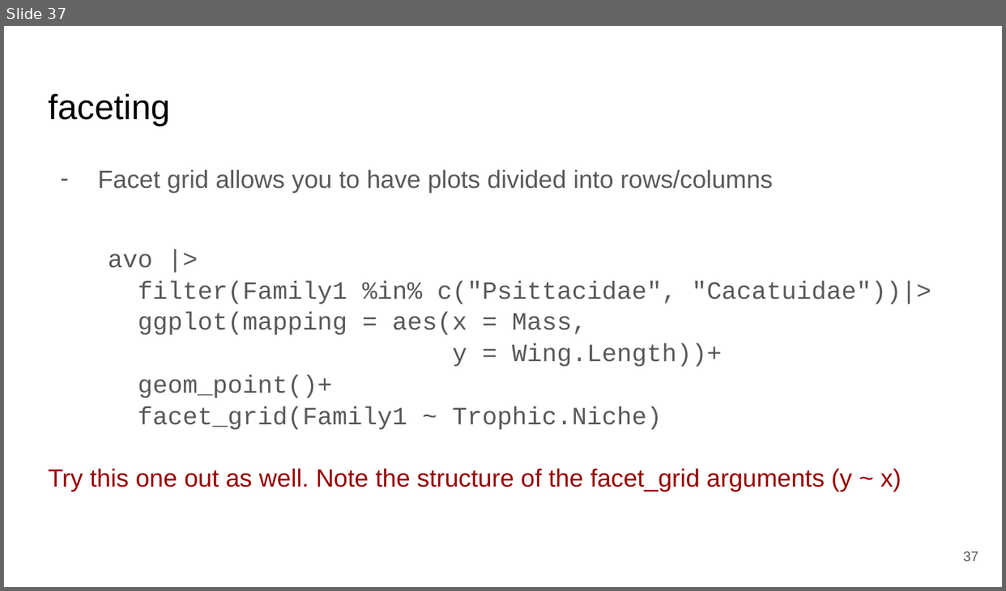
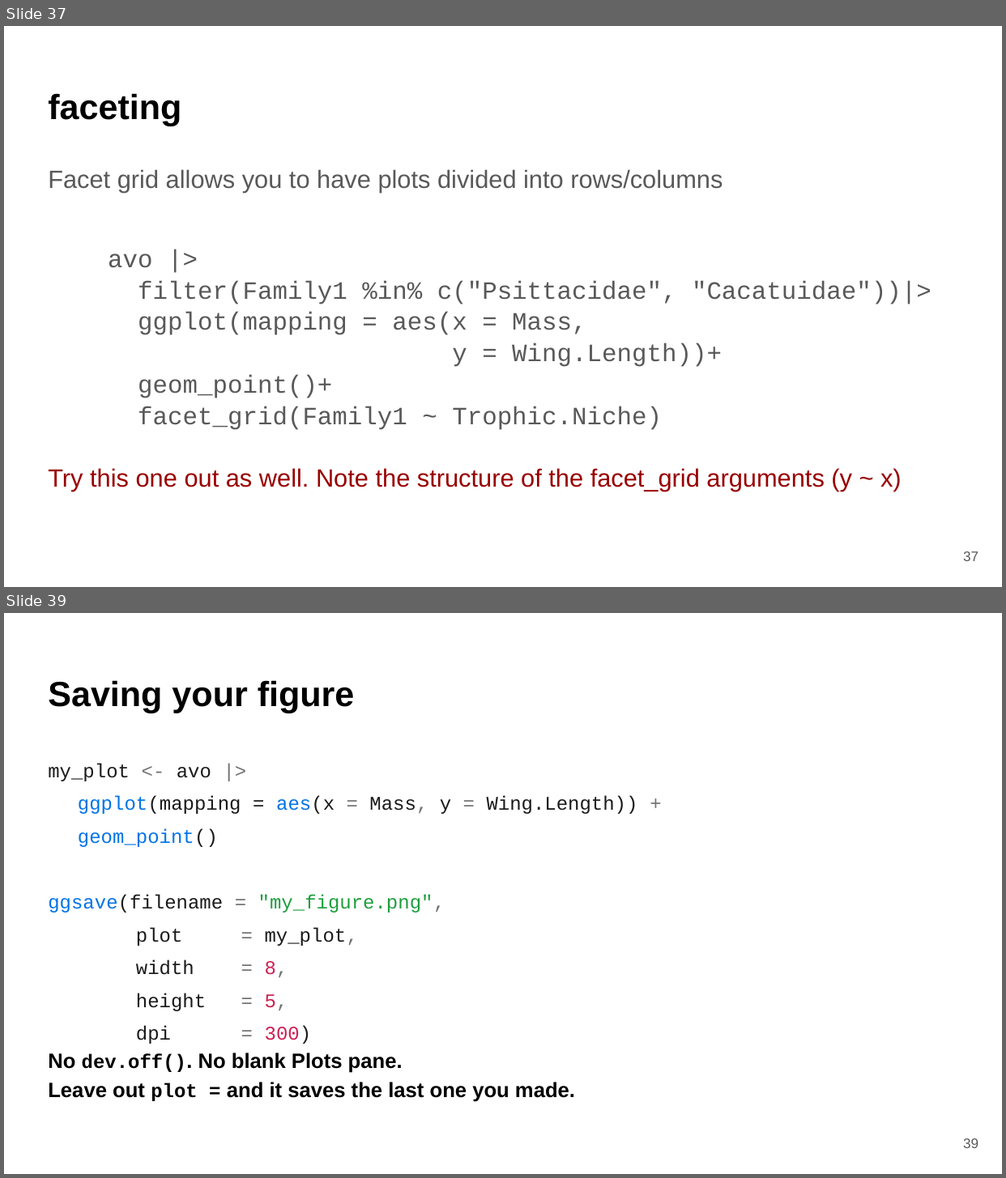
Before and after one commit to bmaitner/biometry_course, a slide deck: lectures/Lecture_08_ggplot.pptx. Shown one above the other, each under a label of ours: slide 37 before the commit, slides 37 and 39 after it; the slides between them are not shown. The pictures are 1006x591 and 1006x1178 pixels, drawn with LibreOffice and Linux fonts; fonts in the diff are those of the drawing. Boxes give left, top, right and bottom in pixels: in the first picture for what was removed or moved away, otherwise in the second. Text is boxed around its words. In the diff, an @@ line names an element or a change of style, - is before the commit and + after.

```diff
--- a/lectures/Lecture_08_ggplot.pptx
+++ b/lectures/Lecture_08_ggplot.pptx
@@ slide 39 added at box(4, 613, 1002, 1174), background #FFFFFF @@
@@ title added at box(48, 680, 355, 713), 25.2 pt, text #000000, bold @@
+Saving your figure
@@ text added at box(48, 763, 638, 1102), 14 pt, text #1A1A1A @@
+my_plot <- avo |>
+ggplot(mapping = aes(x = Mass, y = Wing.Length)) +
+geom_point()
+ggsave(filename = "my_figure.png",
+plot = my_plot,
+width = 8,
+height = 5,
+dpi = 300)
+No dev.off(). No blank Plots pane.
+Leave out plot = and it saves the last one you made.
@@ page number added at box(963, 1139, 978, 1148), 10 pt, text #595959 @@
+39
@@ slide 37 changed as well @@
@@ title "faceting" at box(48, 93, 181, 126): bold on @@
@@ text at box(48, 169, 722, 192): bullet - to none @@
```
Also in this commit, not shown: 37 other slides changed, 2 other slides added, 1 slide removed, 4 other files.
